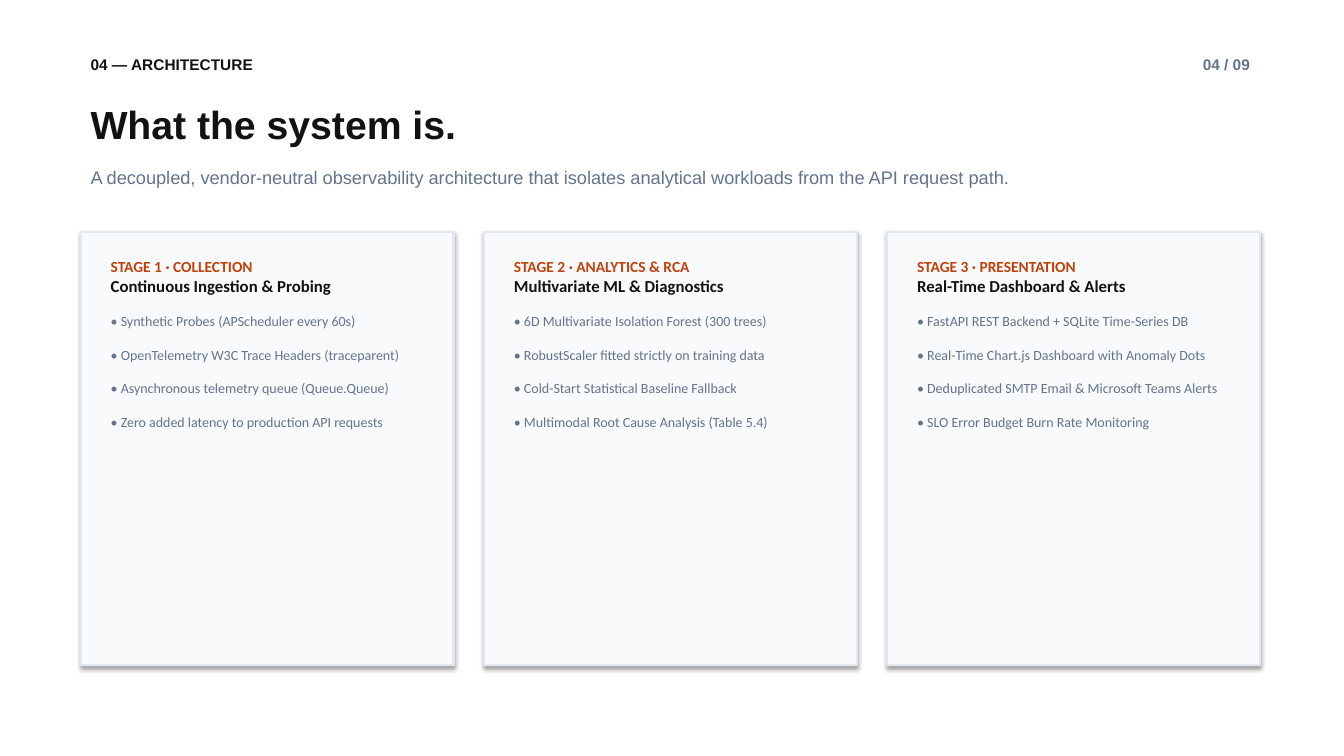
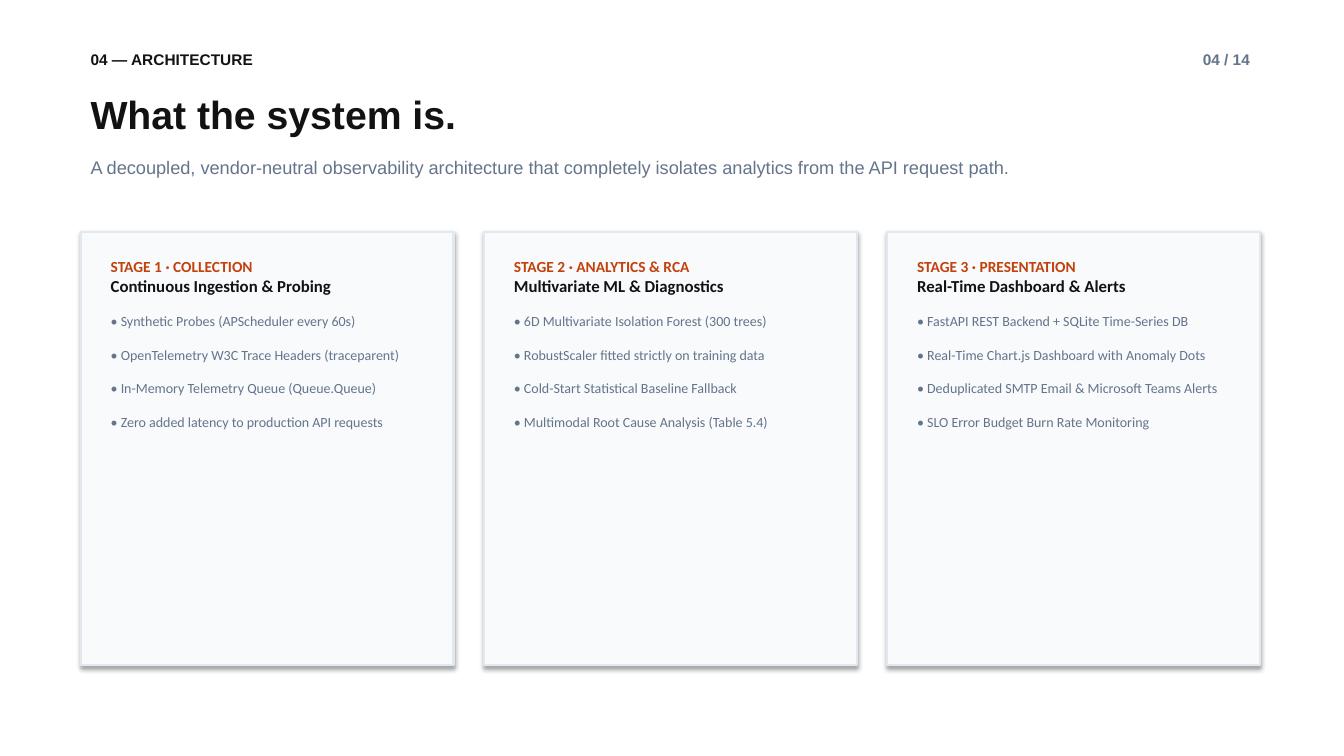
Before and after one commit to Bit06/Enterprise-APM-Dashboard, a slide deck: slide 5 of APM_Project_Presentation.pptx. Drawn at 1344x756 pixels with LibreOffice and Linux fonts; fonts in the diff are those of the drawing. Boxes give left, top, right and bottom in pixels: in the first picture for what was removed or moved away, otherwise in the second. Text is boxed around its words. In the diff, an @@ line names an element or a change of style, - is before the commit and + after.

```diff
--- a/APM_Project_Presentation.pptx
+++ b/APM_Project_Presentation.pptx
@@ text "04 — ARCHITECTURE": place and size @@
-text "04 — ARCHITECTURE" at (91, 59, 253, 70)
+text "04 — ARCHITECTURE" at (91, 54, 253, 65)
@@ text at (1203, 54, 1250, 65): text changed @@
-04 / 09
+04 / 14
@@ text "What the system is.": place and size @@
-text "What the system is." at (91, 110, 455, 147)
+text "What the system is." at (91, 100, 455, 137)
@@ text at (91, 161, 1009, 178): text changed @@
-A decoupled, vendor-neutral observability architecture that isolates analytical workloads from the API request path.
+A decoupled, vendor-neutral observability architecture that completely isolates analytics from the API request path.
@@ text at (121, 383, 376, 395): text changed @@
-• Asynchronous telemetry queue (Queue.Queue)
+• In-Memory Telemetry Queue (Queue.Queue)
```
Also in this commit, not shown: 9 other slides changed, 5 slides added, 2 other files.
